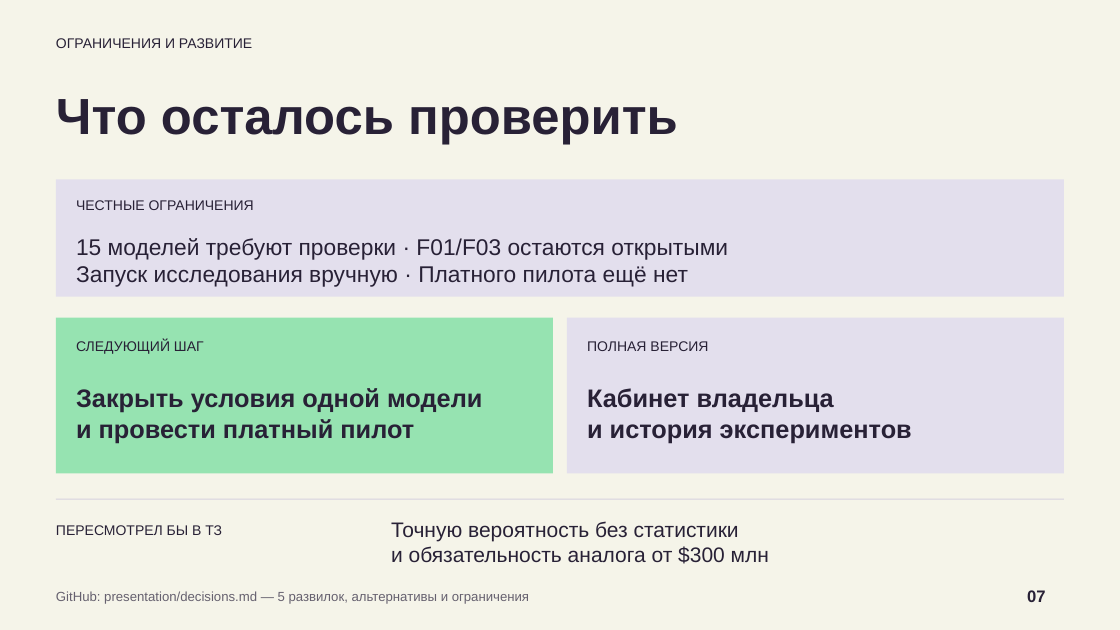
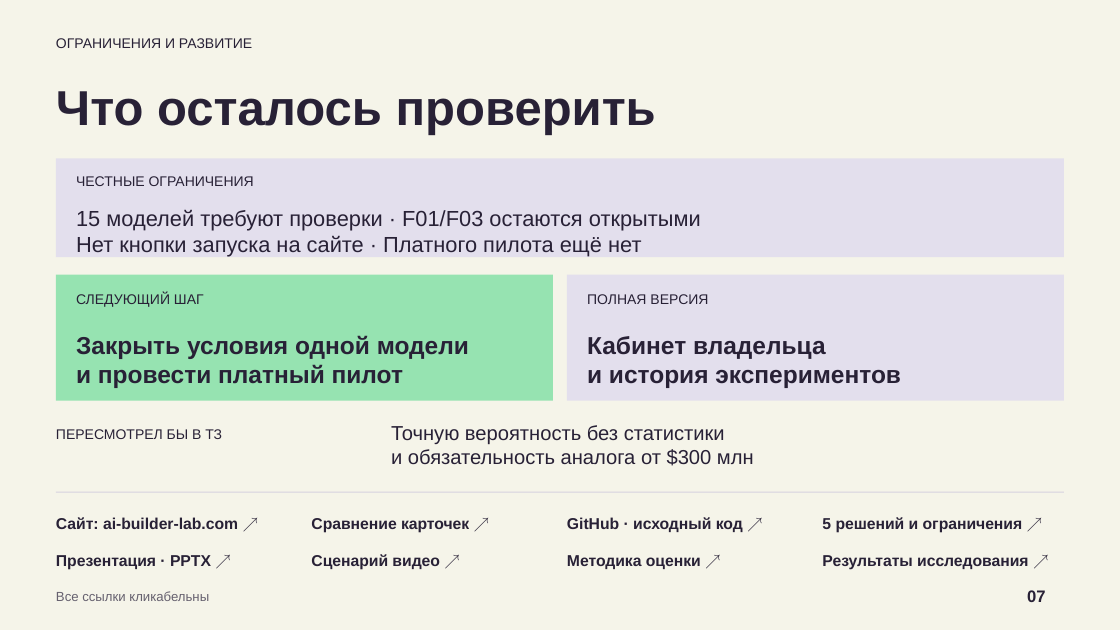
Before and after one commit to bcmle/test_ai_builder, a slide deck: slide 7 of presentation/AI-Builder-CEO.pptx. Drawn at 1120x630 pixels with LibreOffice and Linux fonts; fonts in the diff are those of the drawing. Boxes give left, top, right and bottom in pixels: in the first picture for what was removed or moved away, otherwise in the second. Text is boxed around its words. In the diff, an @@ line names an element or a change of style, - is before the commit and + after.

```diff
--- a/presentation/AI-Builder-CEO.pptx
+++ b/presentation/AI-Builder-CEO.pptx
@@ text "Что осталось проверить" moved from (x1=56, y1=99, x2=678, y2=145) to (x1=56, y1=91, x2=656, y2=135) @@
@@ text "Что осталось проверить" at (x1=56, y1=91, x2=656, y2=135): size 43.5 to 42 pt @@
@@ rectangle resized from (x1=56, y1=180, x2=1065, y2=297) to (x1=56, y1=159, x2=1065, y2=258) @@
@@ text "ЧЕСТНЫЕ ОГРАНИЧЕНИЯ" moved from (x1=76, y1=200, x2=254, y2=210) to (x1=76, y1=176, x2=254, y2=186) @@
@@ text "15 моделей требуют проверки · ..." moved from (x1=76, y1=238, x2=728, y2=287) to (x1=76, y1=210, x2=701, y2=257) @@
@@ text at (x1=76, y1=236, x2=641, y2=257): text changed; size 19.5 to 18.8 pt @@
-Запуск исследования вручную · Платного пилота ещё нет
+Нет кнопки запуска на сайте · Платного пилота ещё нет
@@ text at (x1=76, y1=210, x2=701, y2=231): size 19.5 to 18.8 pt in "15 моделей требуют проверки · F01/F03 остаются ..." @@
@@ rectangle resized from (x1=56, y1=318, x2=554, y2=473) to (x1=56, y1=275, x2=554, y2=401) @@
@@ text "СЛЕДУЮЩИЙ ШАГ" moved from (x1=76, y1=340, x2=204, y2=354) to (x1=76, y1=293, x2=204, y2=307) @@
@@ rectangle resized from (x1=567, y1=318, x2=1065, y2=473) to (x1=567, y1=275, x2=1065, y2=401) @@
@@ text "ПОЛНАЯ ВЕРСИЯ" moved from (x1=587, y1=341, x2=708, y2=351) to (x1=587, y1=294, x2=708, y2=304) @@
@@ text "Закрыть условия одной модели" moved from (x1=76, y1=388, x2=482, y2=443) to (x1=76, y1=335, x2=469, y2=388) @@
@@ text "Закрыть условия одной модели" at (x1=76, y1=335, x2=469, y2=388): size 21.8 to 21 pt @@
@@ text "Кабинет владельца" at (x1=587, y1=336, x2=901, y2=388): size 21.8 to 21 pt @@
@@ text "Кабинет владельца" moved from (x1=587, y1=388, x2=912, y2=443) to (x1=587, y1=336, x2=901, y2=388) @@
@@ text "ПЕРЕСМОТРЕЛ БЫ В ТЗ" moved from (x1=56, y1=525, x2=222, y2=535) to (x1=56, y1=429, x2=222, y2=439) @@
@@ text "Точную вероятность без статистики" moved from (x1=391, y1=521, x2=769, y2=564) to (x1=391, y1=425, x2=754, y2=466) @@
@@ text "Точную вероятность без статистики" at (x1=391, y1=425, x2=754, y2=466): size 18 to 17.2 pt @@
@@ rectangle moved from (x1=56, y1=499, x2=1065, y2=500) to (x1=56, y1=492, x2=1065, y2=492) @@
@@ text added at (x1=56, y1=517, x2=238, y2=529), 13.5 pt, text #282136, bold @@
+Сайт: ai-builder-lab.com ↗
@@ text added at (x1=311, y1=518, x2=469, y2=533), 13.5 pt, text #282136, bold @@
+Сравнение карточек ↗
@@ text added at (x1=567, y1=517, x2=743, y2=532), 13.5 pt, text #282136, bold @@
+GitHub · исходный код ↗
@@ text added at (x1=822, y1=517, x2=1023, y2=533), 13.5 pt, text #282136, bold @@
+5 решений и ограничения ↗
@@ text added at (x1=56, y1=555, x2=211, y2=570), 13.5 pt, text #282136, bold @@
+Презентация · PPTX ↗
@@ text added at (x1=311, y1=554, x2=440, y2=570), 13.5 pt, text #282136, bold @@
+Сценарий видео ↗
@@ text added at (x1=567, y1=555, x2=701, y2=569), 13.5 pt, text #282136, bold @@
+Методика оценки ↗
@@ text added at (x1=822, y1=555, x2=1028, y2=570), 13.5 pt, text #282136, bold @@
+Результаты исследования ↗
@@ text at (x1=56, y1=591, x2=209, y2=601): text changed @@
-GitHub: presentation/decisions.md — 5 развилок, альтернативы и ограничения
+Все ссылки кликабельны
```
Also in this commit, not shown: 1 other slide changed, 5 other files.
